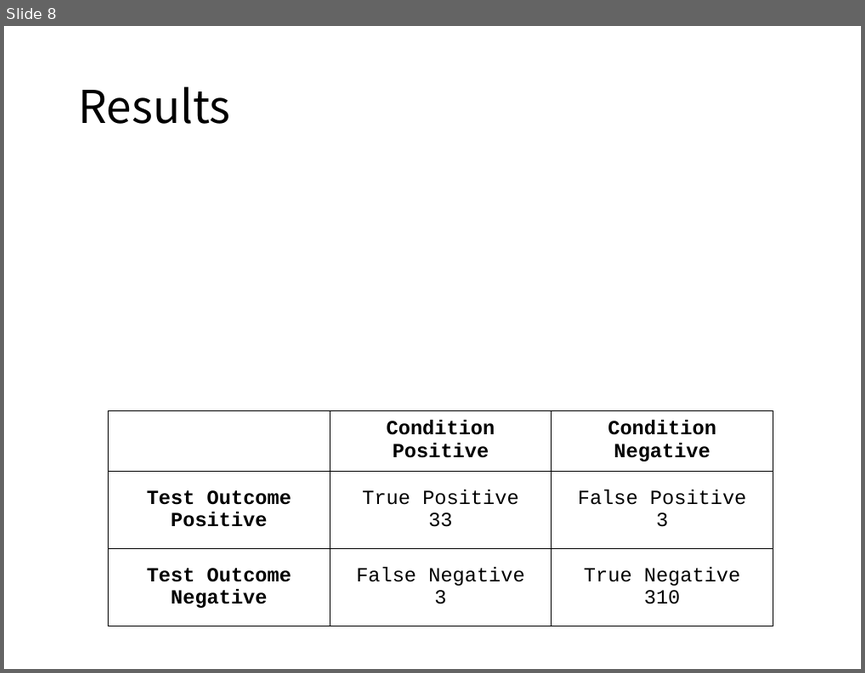
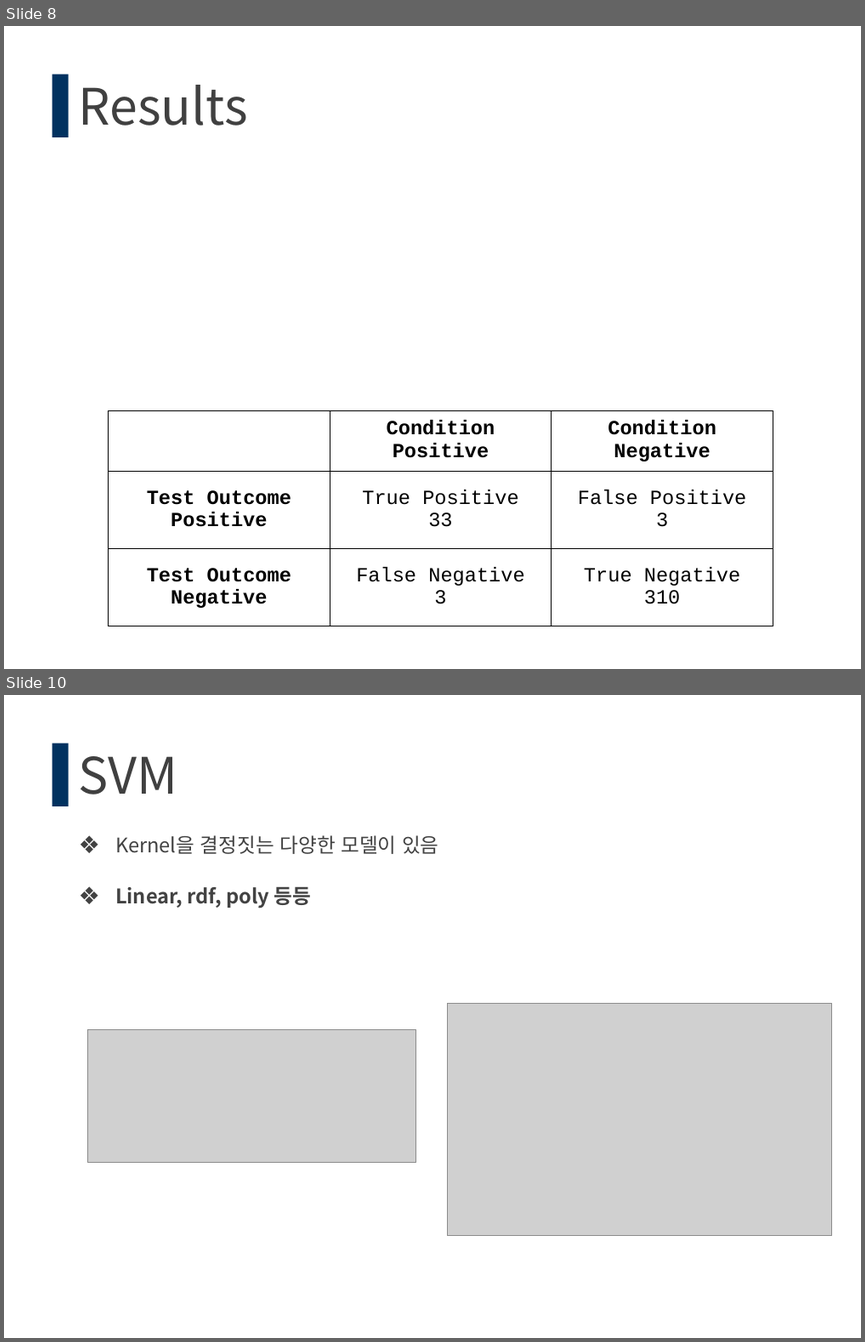
Before and after one commit to tebica/datacontest, a slide deck: [SEP592] Contest 2조(임석빈,박민우).pptx. Shown one above the other, each under a label of ours: slide 8 before the commit, slides 8 and 10 after it; the slides between them are not shown. The pictures are 865x673 and 865x1342 pixels, drawn with LibreOffice and Linux fonts; fonts in the diff are those of the drawing; grey boxes stand for pictures; background and template pictures are left out. Boxes give left, top, right and bottom in pixels: in the first picture for what was removed or moved away, otherwise in the second. Text is boxed around its words. In the diff, an @@ line names an element or a change of style, - is before the commit and + after.

```diff
--- a/[SEP592] Contest 2조(임석빈,박민우).pptx
+++ b/[SEP592] Contest 2조(임석빈,박민우).pptx
@@ slide 10 added at (4, 695, 861, 1338), background #FFFFFF; not listed: 1 template element that a slide beside it also shows @@
@@ title added at (79, 756, 178, 794), 60 pt, text #404040 @@
+SVM
@@ text added at (115, 835, 438, 908), 24 pt, text #424242 @@
+❖ Kernel을 결정짓는 다양한 모델이 있음
+❖ Linear, rdf, poly 등등
@@ picture added at (448, 1004, 832, 1236) @@
@@ picture added at (87, 1029, 416, 1162) @@
@@ slide 8 changed as well @@
@@ title "Results" at (79, 85, 248, 125): size 54 to 60 pt, text colour #000000 to #404040 @@
@@ rectangle added at (52, 74, 69, 137), fill #013260 @@
```
Also in this commit, not shown: 7 other slides changed, 5 other slides added.
